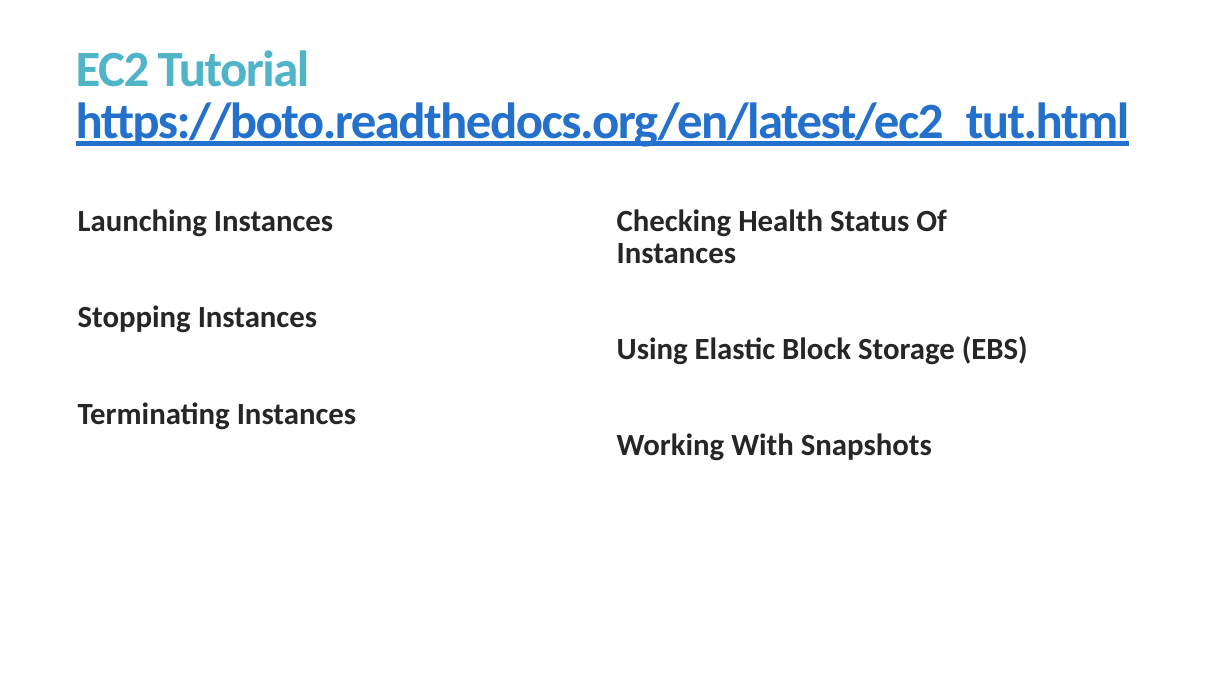
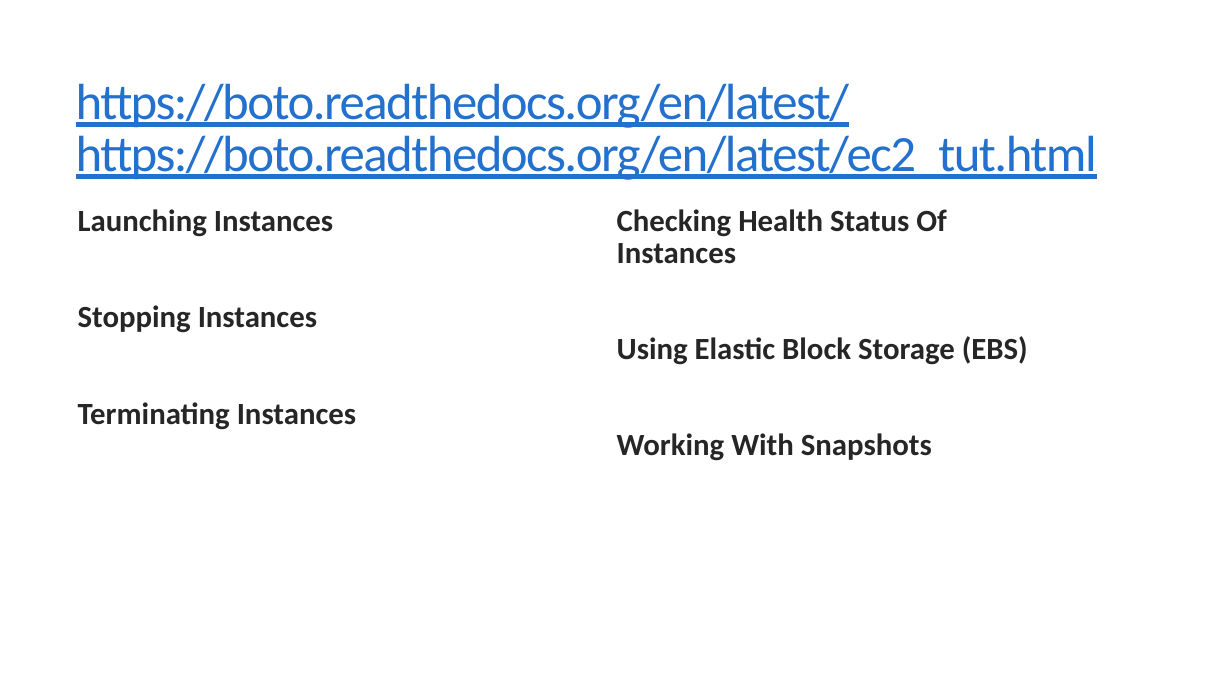
Before and after one commit to managedkaos/aws-scripts, a slide deck: slide 22 of Tips for Automating AWS with Python and Boto.pptx (slide 13 before the commit). Drawn at 1232x693 pixels with LibreOffice and Linux fonts; fonts in the diff are those of the drawing. Boxes give left, top, right and bottom in pixels: in the first picture for what was removed or moved away, otherwise in the second. Text is boxed around its words. In the diff, an @@ line names an element or a change of style, - is before the commit and + after.

Commit message:
Added case study
Added the case study for creating a volume management script using boto.

```diff
--- a/Tips for Automating AWS with Python and Boto.pptx
+++ b/Tips for Automating AWS with Python and Boto.pptx
@@ title at box(76, 83, 1097, 180): text changed; bold off @@
-EC2 Tutorial https://boto.readthedocs.org/en/latest/ec2_tut.html
+https://boto.readthedocs.org/en/latest/
+https://boto.readthedocs.org/en/latest/ec2_tut.html
```
Also in this commit, not shown: 1 other slide changed, 15 slides added, 6 slides removed.
